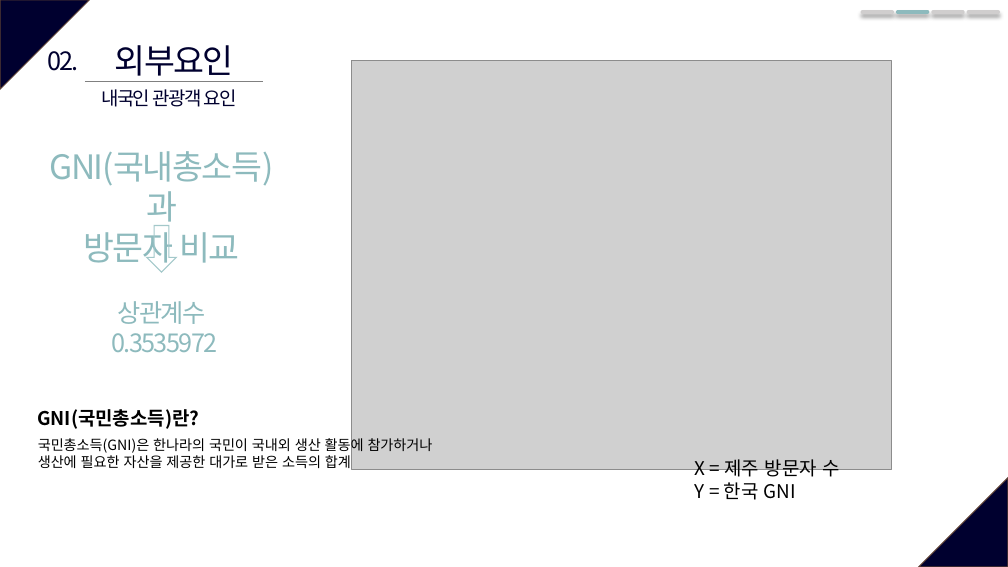
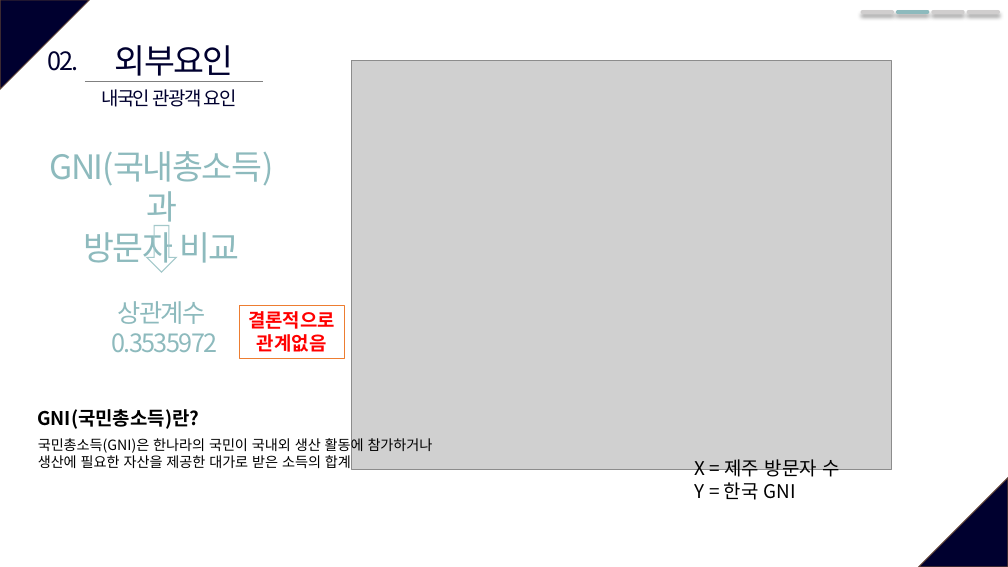
Before and after one commit to so-jeong0127/6-project, a slide deck: slide 11 of 6조_외부환경영향.pptx. Drawn at 1008x567 pixels with LibreOffice and Linux fonts; fonts in the diff are those of the drawing; grey boxes stand for pictures. Boxes give left, top, right and bottom in pixels: in the first picture for what was removed or moved away, otherwise in the second. Text is boxed around its words. In the diff, an @@ line names an element or a change of style, - is before the commit and + after.

```diff
--- a/6조_외부환경영향.pptx
+++ b/6조_외부환경영향.pptx
@@ rectangle added at box(240, 306, 345, 359), outline #ED7D31 0.75 pt, 18 pt, text #FF0000, bold @@
+결론적으로
+관계없음
```
